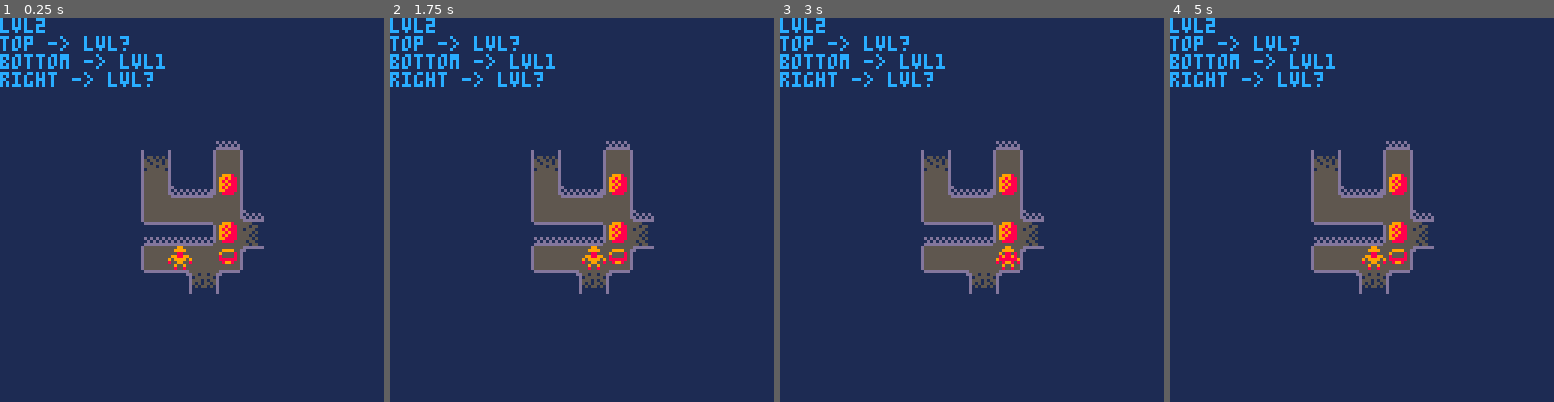
Above: before the commit, frames 1-4 (left to right).
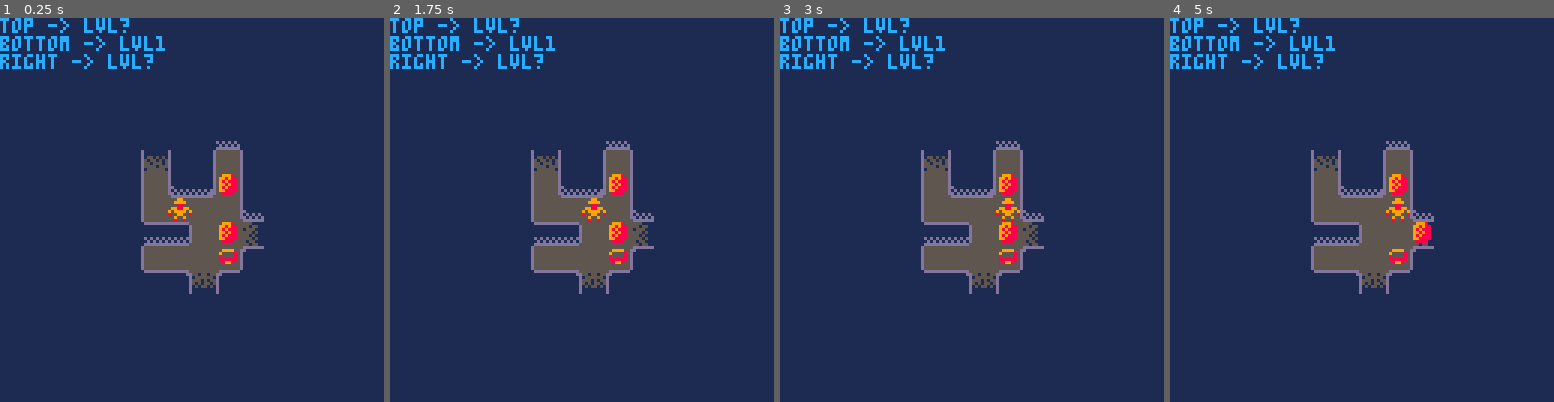
Above: after the commit, the same moments.

Repository: monsieurluge/pico8
Game: PICO-8 cartridge sokoban.p8
Same seed, same stepped clock (60 frames per second), same inputs: the game is played once before the commit and once after it.
Inputs:
- Up to frame 1 (0.25 s): no input
- Up to frame 2 (1.75 s): hold Right from 1.6 s (still down)
- Up to frame 3 (3 s): release Right at 2.1 s; hold Up 2.15-2.42 s; hold Right from 2.47 s (still down)
- Up to frame 4 (5 s): release Right at 3.03 s; hold Left 3.08-3.58 s; hold Down 3.63-3.97 s; hold Right 4.02-4.68 s; hold Up from 4.73 s (still down)

The runs differ from the first frame. In frame 1, 3.0% of the frame differs, in the area x 0-57%, y 0-66%; in frame 2, 3.0%; in frame 3, 2.9%; in frame 4, 3.5%, in the area x 0-68%, y 0-66%.

Commit message:
sokoban: all is object

Diff:
--- a/sokoban.p8
+++ b/sokoban.p8
@@ -28,7 +28,6 @@
 function _draw()
   level:draw()
   color(12)
-  print("lvl"..room.nb)
   foreach(
     level.objects,
     function(obj)
@@ -53,7 +52,6 @@
     obj.y=ny
     obj.target:moved_on(
       obj,
-      level:tile_at(nx,ny),
       level:object_at(nx,ny)
     )
   end
@@ -72,8 +70,7 @@
   self.switches=0
   self.content={}
   self.objects={}
-  self:load_static()
-  self:load_objects(room.exits,from)
+  self:load_obj(room.exits,from)
 end
 
 function level:at(x,y)
@@ -90,10 +87,6 @@
   local nx=obj.x+dx
   local ny=obj.y+dy
   if (not self:in_bounds(nx,ny)) return false
-  local nexttile=self:tile_at(nx,ny)
-  if not nexttile.traversable then
-    return false
-  end
   local nextobj=self:at(nx,ny)
   if (nextobj==nil) return true
   if (nextobj.traversable) return true
@@ -113,33 +106,22 @@
   rectfill(
     ox,oy,ox+self.width*8-1,oy+self.height*8-1,5
   )
-  self:draw_statics(ox,oy)
+  self:draw_objects(ox,oy,true)
   self:draw_objects(ox,oy)
   player:draw_inventory()
 end
 
-function level:draw_objects(ox,oy)
+function level:draw_objects(ox,oy,bg)
   foreach(
     self.objects,
     function(obj)
-      obj.target:draw(
-        obj,(obj.x-1)*8+ox,(obj.y-1)*8+oy
-      )
-    end
-  )
-end
-
-function level:draw_statics(ox,oy)
-  for y=1,self.height do
-    for x=1,self.width do
-      local sprite=self.content[x][y].sprite
-      if sprite > 0 then
-        spr(
-          sprite,(x-1)*8+ox,(y-1)*8+oy
+      if bg==obj.target.bg then
+        obj.target:draw(
+          obj,(obj.x-1)*8+ox,(obj.y-1)*8+oy
         )
       end
     end
-  end
+  )
 end
 
 function level:in_bounds(x,y)
@@ -163,66 +145,16 @@
   return false
 end
 
-function level:load_static()
-  level.content={}
-  for x=1,self.width do
-    level.content[x]={}
-    for y=1,self.height do
-      level.content[x][y]={}
-      local tile=mget(x-1+self.x,y-1+self.y)
-      if tile==3 or tile==4 then
-        if tile==4 then
-          self.switches+=1
-        end
-        level.content[x][y]={
-          sprite=4,
-          traversable=true,
-          switch=true
-        }
-      elseif self:is_wall(tile) then
-        level.content[x][y]={
-          sprite=tile
-        }
-      else
-        level.content[x][y]={
-          sprite=0,
-          traversable=true
-        }
-      end
-    end
-  end
-end
-
-function level:load_objects(exits,from)
+function level:load_obj(exits,from)
   self.objects={}
   for x=1,self.width do
     for y=1,self.height do
       local target=mget(x-1+self.x,y-1+self.y)
       local obj=nil
-      if target==1 then
+      if self:is_wall(target) then
         obj={
-          target=player,
-          moveable=true,
-          is_player=true,
-        }
-        player:new(obj)
-      elseif target==2 or target==3 then
-        obj={
-          target=stone,
-          moveable=true,
-          on_switch=(target==3)
-        }
-      elseif target==5 then
-        obj={
-          target=pbracelet,
-          moveable=true,
-          item=true
-        }
-      elseif target==6 then
-        obj={
-          target=key,
-          moveable=true,
-          item=true
+          target=wall,
+          sprite=target
         }
       elseif self:is_exit(target) then
         obj={
@@ -246,6 +178,36 @@
           add_move(plyr)
           add(self.objects,plyr)
         end
+      elseif target==1 then
+        obj={
+          target=player,
+          moveable=true,
+          is_player=true
+        }
+        player:new(obj)
+      elseif target==2 or target==3 then
+        obj={
+          target=stone,
+          moveable=true,
+          on_switch=(target==3)
+        }
+      elseif target==4 then
+        obj={
+          target=switch,
+          traversable=true
+        }
+      elseif target==5 then
+        obj={
+          target=pbracelet,
+          moveable=true,
+          item=true
+        }
+      elseif target==6 then
+        obj={
+          target=key,
+          moveable=true,
+          item=true
+        }
       end
       if obj!=nil then
         obj.x=x
@@ -272,16 +234,9 @@
   return nil
 end
 
-function level:tile_at(x,y)
-  if self:in_bounds(x,y) then
-    return self.content[x][y]
-  end
-  return nil
-end
-
 -- object:exit ----------------
 
-exit={}
+exit={bg=true}
 
 function exit:draw(orig,x,y)
   spr(orig.sprite,x,y)
@@ -314,13 +269,13 @@
 
 -- object:key -----------------
 
-key={}
+key={name="key"}
 
 function key:draw(orig,x,y)
   spr(6,x,y)
 end
 
-function key:moved_on(orig,tile)
+function key:moved_on()
 end
 
 function key:taken(obj)
@@ -329,6 +284,7 @@
 -- object:player --------------
 
 player={
+  name="plyr",
   inventory={},
   pow=1
 }
@@ -366,9 +322,9 @@
   level:move_to(self.orig,0,1,self.pow)
 end
 
-function player:moved_on(orig,tile,object)
-  if (object.item) self:take(object)
-  if (object.exit) object.target:go(object)
+function player:moved_on(orig,obj)
+  if (obj.item) self:take(obj)
+  if (obj.exit) obj.target:go(obj)
 end
 
 function player:new(obj)
@@ -383,13 +339,13 @@
 
 -- object:power bracelet ------
 
-pbracelet={}
+pbracelet={name="pbclt"}
 
 function pbracelet:draw(orig,x,y)
   spr(5,x,y)
 end
 
-function pbracelet:moved_on(orig,tile)
+function pbracelet:moved_on()
 end
 
 function pbracelet:taken(obj)
@@ -398,7 +354,7 @@
 
 -- object:stone ---------------
 
-stone={}
+stone={name="stone"}
 
 function stone:draw(orig,x,y)
   if orig.on_switch then
@@ -408,16 +364,32 @@
   end
 end
 
-function stone:moved_on(orig,tile)
+function stone:moved_on(orig,obj)
   if orig.on_switch then
     level.switches+=1
   end
-  if tile.switch then
+  if obj.switch then
     orig.on_switch=true
     level.switches-=1
   else
     orig.on_switch=false
   end
+end
+
+-- object:switch -------------
+
+switch={bg=true}
+
+function switch:draw(orig,x,y)
+  spr(4,x,y)
+end
+
+-- object:wall ---------------
+
+wall={bg=true}
+
+function wall:draw(orig,x,y)
+  spr(orig.sprite,x,y)
 end
 
 -- rooms ---------------------
@@ -582,9 +554,9 @@
 0000000000000000000000000000002525252535250000000000000000000000000000000000000000000000000000000000000000000000000000000000000000000000000000000000000000000000000000000000000000000000000000000000000000000000000000000000000000000000000000000000000000000000
 0000000000000000000000000000002622242610240000000000000000000000000000000000000000000000000000000000000000000000000000000000000000000000000000000000000000000000000000000000000000000000000000000000000000000000000000000000000000000000000000000000000000000000
 0000000000000000000000000000002610343602240000000000000000000000000000000000000000000000000000000000000000000000000000000000000000000000000000000000000000000000000000000000000000000000000000000000000000000000000000000000000000000000000000000000000000000000
-0000000000001403160000000000002610101000340000000000000000000000000000000000000000000000000000000000000000000000000000000000000000000000000000000000000000000000000000000000000000000000000000000000000000000000000000000000000000000000000000000000000000000000
-0000001714153435361516000000002531313202200000000000000000000000000000000000000000000000000000000000000000000000000000000000000000000000000000000000000000000000000000000000000000000000000000000000000000000000000000000000000000000000000000000000000000000000
-0000001424022525250226160000002608010005140000000000000000000000000000000000000000000000000000000000000000000000000000000000000000000000000000000000000000000000000000000000000000000000000000000000000000000000000000000000000000000000000000000000000000000000
+0000000000001403160000000000002610011000340000000000000000000000000000000000000000000000000000000000000000000000000000000000000000000000000000000000000000000000000000000000000000000000000000000000000000000000000000000000000000000000000000000000000000000000
+0000001714153435361516000000002531320002200000000000000000000000000000000000000000000000000000000000000000000000000000000000000000000000000000000000000000000000000000000000000000000000000000000000000000000000000000000000000000000000000000000000000000000000
+0000001424022525250226160000002608000005140000000000000000000000000000000000000000000000000000000000000000000000000000000000000000000000000000000000000000000000000000000000000000000000000000000000000000000000000000000000000000000000000000000000000000000000
 0000002434352525253536260000002515161214250000000000000000000000000000000000000000000000000000000000000000000000000000000000000000000000000000000000000000000000000000000000000000000000000000000000000000000000000000000000000000000000000000000000000000000000
 1717003425253435362525360000000000000000000000000000000000000000000000000000000000000000000000000000000000000000000000000000000000000000000000000000000000000000000000000000000000000000000000000000000000000000000000000000000000000000000000000000000000000000
 1717000034352525253536000000000000000000000000000000000000000000000000000000000000000000000000000000000000000000000000000000000000000000000000000000000000000000000000000000000000000000000000000000000000000000000000000000000000000000000000000000000000000000
